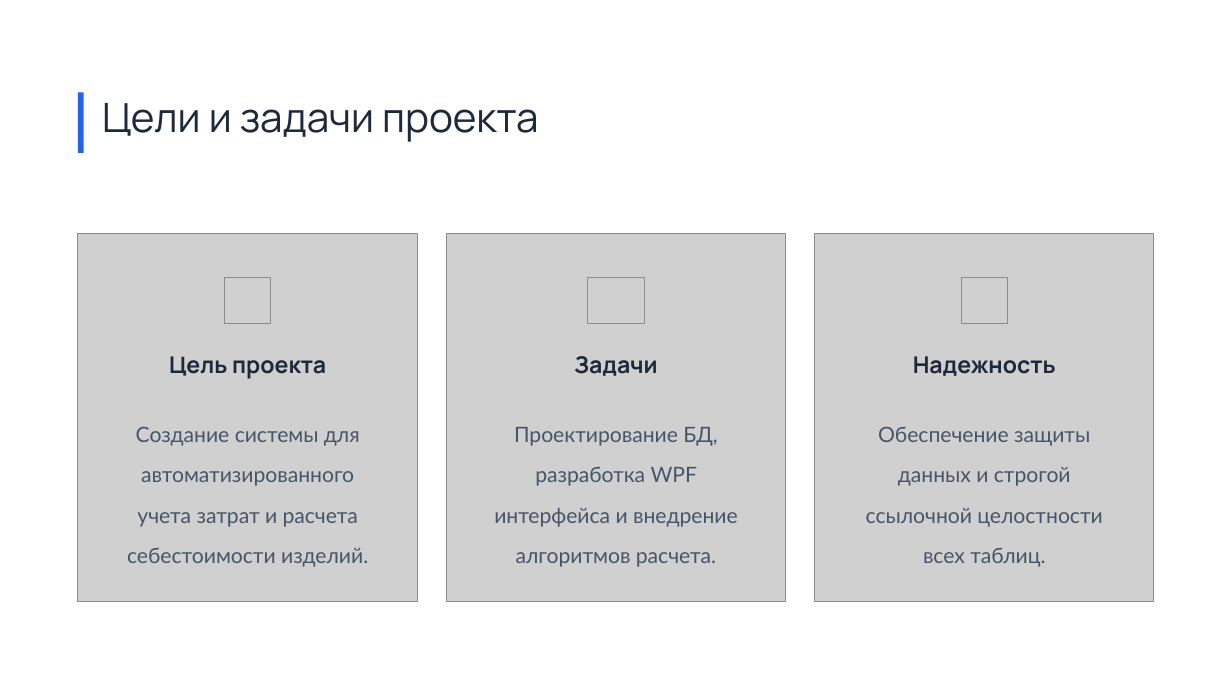
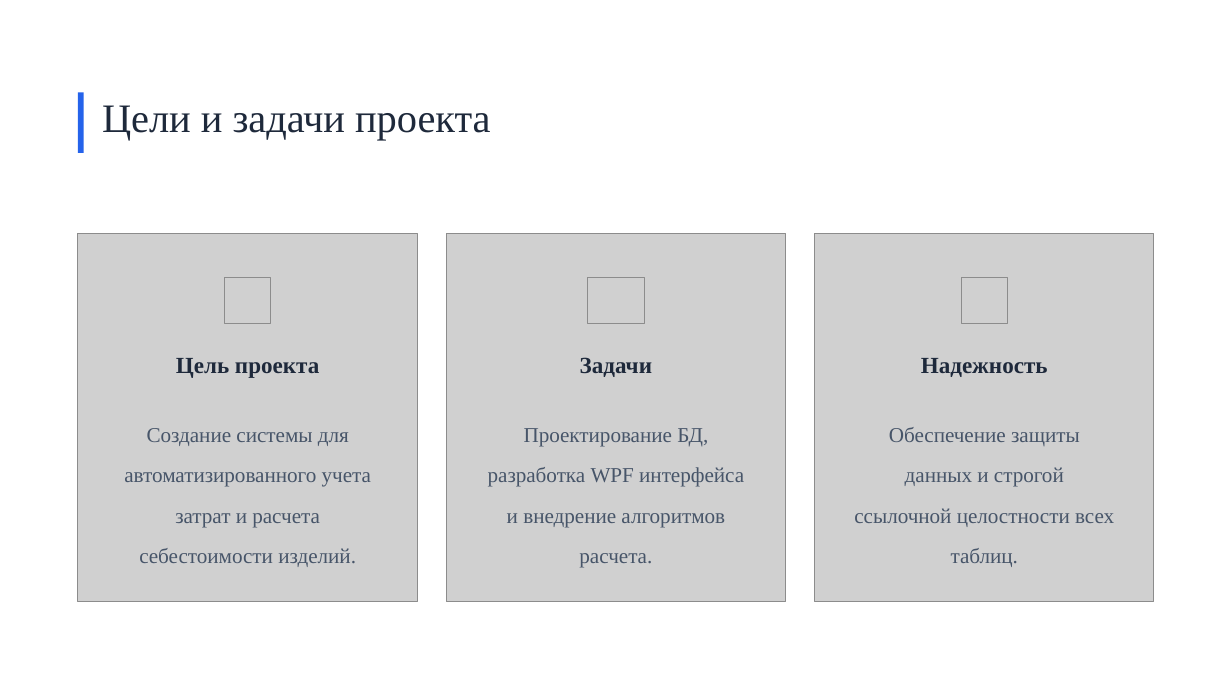
Before and after one commit to ktoto246/1, a slide deck: slide 2 of Презентация.pptx. Drawn at 1232x693 pixels with LibreOffice and Linux fonts; fonts in the diff are those of the drawing; grey boxes stand for pictures; background and template pictures are left out. Boxes give left, top, right and bottom in pixels: in the first picture for what was removed or moved away, otherwise in the second. Text is boxed around its words. In the diff, an @@ line names an element or a change of style, - is before the commit and + after.

```diff
--- a/Презентация.pptx
+++ b/Презентация.pptx
@@ font Manrope to Times New Roman in 4 elements at [580,357,652,377], [921,358,1048,377], [102,105,490,141], [176,358,319,378] @@
@@ font Lato to Times New Roman in 3 elements at [124,428,371,567], [488,428,744,568], [854,427,1114,567] @@
```
Also in this commit, not shown: 4 other slides changed, 1 slide added, 2 slides removed.
